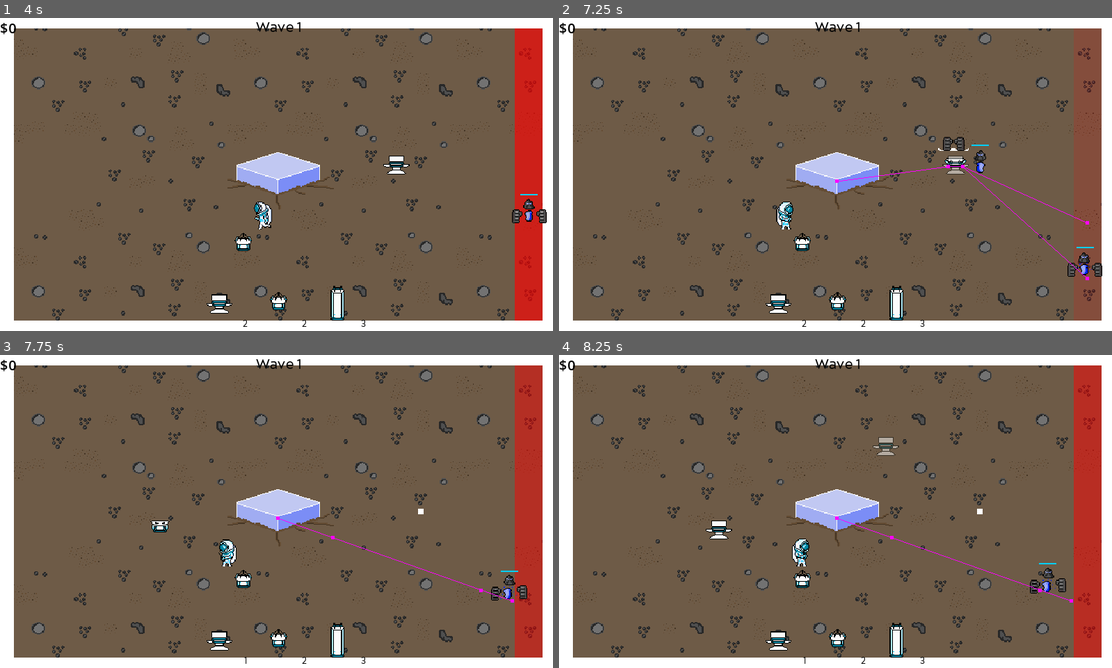
Above: before the commit, frames 1-4 (two rows, left to right).
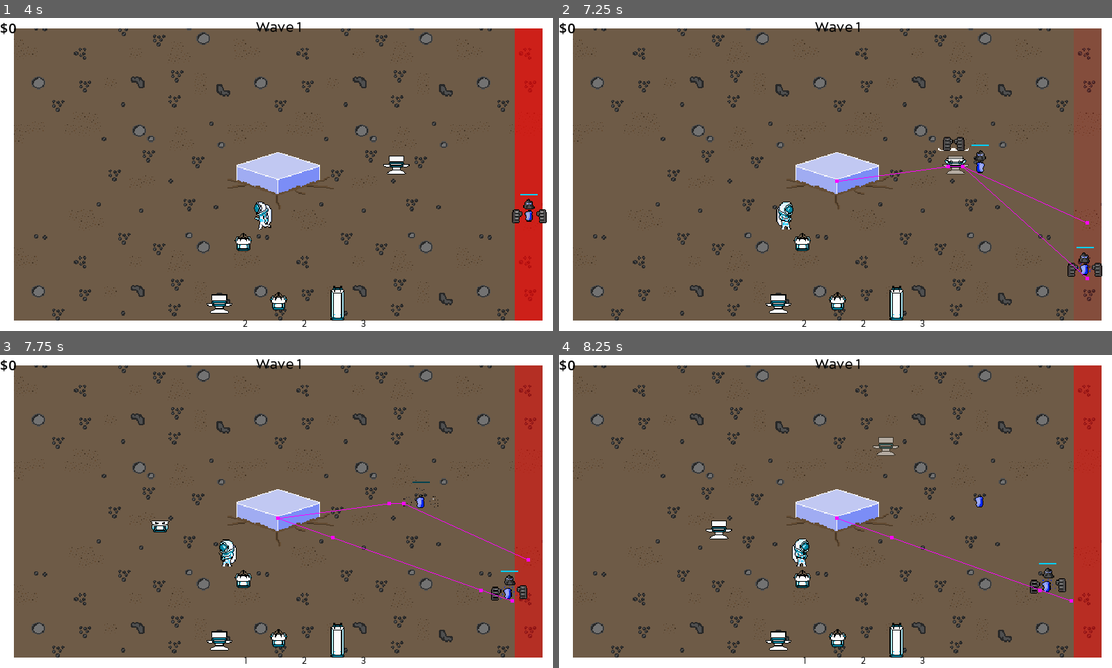
Above: after the commit, the same moments.

Repository: TylerPelaez/pixel-game-jam
Game: Godot game, scene res://Scenes/TestScene.tscn
Two runs of this game, one before a commit and one after it. Both use one fixed random seed, a clock stepped at 60 frames per second and the inputs below.
Inputs (mouse positions are in pixels of both pictures, inside the frame that each line leads up to):
- Up to frame 1 (4 s): move the mouse to (398, 158) at 0.52 s; hold Right (ui_right) 0.53-1.28 s; hold 1 (Place Trap 1) 0.53-1.28 s; click (398, 158) at 0.67 s; move the mouse to (165, 190) at 1.27 s; hold Down (ui_down) 1.28-2.03 s; tap 2 (Place Trap 2) at 1.35 s; move the mouse to (331, 105) at 2.02 s; hold Right (ui_right) 2.03-2.78 s; hold 3 (Place Trap 3) 2.03-2.78 s; move the mouse to (248, 237) at 2.77 s; hold Up (ui_up) 2.78-3.53 s; tap E (PlayerAttack) at 2.85 s; click (248, 237) at 2.92 s; move the mouse to (447, 221) at 3.52 s; hold Left (ui_left) from 3.53 s (still down); tap Space (Start Wave) at 3.6 s
- Up to frame 2 (7.25 s): move the mouse to (669, 127) at 4.27 s; tap 1 (Place Trap 1) at 4.35 s; move the mouse to (863, 174) at 5.02 s; release Left (ui_left) at 5.03 s; hold Down (ui_down) 5.03-5.78 s; hold 2 (Place Trap 2) 5.03-5.78 s; click (863, 174) at 5.17 s; move the mouse to (752, 96) at 5.77 s; hold Right (ui_right) 5.78-6.53 s; tap 3 (Place Trap 3) at 5.85 s; move the mouse to (957, 158) at 6.52 s; hold Up (ui_up) from 6.53 s (still down); tap E (PlayerAttack) at 6.6 s
- Up to frame 3 (7.75 s): move the mouse to (165, 527) at 7.27 s; release Up (ui_up) at 7.28 s; hold Right (ui_right) from 7.28 s (still down); tap Space (Start Wave) at 7.35 s; click (165, 527) at 7.42 s
- Up to frame 4 (8.25 s): move the mouse to (890, 442) at 8.02 s; release Right (ui_right) at 8.03 s; hold Down (ui_down) from 8.03 s (still down); hold 1 (Place Trap 1) from 8.03 s (still down)

Frame 1 is identical in both runs. In frame 2, less than 0.1% of the frame differs, in the area x 75-97%, y 42-83%; in frame 3, 0.2%, in the area x 50-96%, y 40-79%; in frame 4, less than 0.1%.

Commit message:
Add enemy death animation

Diff:
--- a/Enemy/Enemy.gd
+++ b/Enemy/Enemy.gd
@@ -11,7 +11,8 @@
 enum State {
 	MOVE,
 	SPAWN,
-	ATTACK
+	ATTACK,
+	DYING
 }
 
 var target: Node2D
@@ -24,8 +25,8 @@
 @onready var hurtbox = $Hurtbox
 @onready var blink_animation_player = $BlinkAnimationPlayer
 @onready var soft_collision = $SoftCollision
-#@onready var hitbox = $Hands/Hitbox
-#@onready var hitbox_collider = $Hands/Hitbox/CollisionShape2D
+
+@onready var sprite: Sprite2D = $Sprite2D
 
 @onready var agent: NavigationAgent2D = $NavigationAgent2D
 
@@ -150,11 +151,18 @@
 	die()
 
 func die():
-	died.emit(self)
-	queue_free()
+	state = State.DYING
+	animation_state.travel("Death")
 
 func _on_stats_health_changed(value):
 	health_bar.update(stats.health, stats.max_health)
 
 func _on_stats_max_health_changed(value):
 	health_bar.update(stats.health, stats.max_health)
+
+func _on_death_animation_finished():
+	died.emit(self)
+	queue_free()
+
+func is_flipped():
+	return sprite.flip_h
--- a/Enemy/Enemy.tscn
+++ b/Enemy/Enemy.tscn
@@ -32,6 +32,9 @@
 blend_point_1/pos = -1.0
 blend_mode = 1
 
+[sub_resource type="AnimationNodeAnimation" id="AnimationNodeAnimation_3iion"]
+animation = &"Death"
+
 [sub_resource type="AnimationNodeAnimation" id="AnimationNodeAnimation_406kr"]
 animation = &"IdleRight"
 
@@ -57,15 +60,20 @@
 
 [sub_resource type="AnimationNodeStateMachineTransition" id="AnimationNodeStateMachineTransition_stxs4"]
 
+[sub_resource type="AnimationNodeStateMachineTransition" id="AnimationNodeStateMachineTransition_ivg17"]
+
 [sub_resource type="AnimationNodeStateMachine" id="AnimationNodeStateMachine_a328g"]
 states/Attack/node = SubResource("AnimationNodeBlendSpace1D_g2jm6")
 states/Attack/position = Vector2(410, 153)
+states/Death/node = SubResource("AnimationNodeAnimation_3iion")
+states/Death/position = Vector2(538, 73)
 states/Idle/node = SubResource("AnimationNodeBlendSpace1D_i6jaa")
 states/Idle/position = Vector2(410, 69)
 states/Spawn/node = SubResource("AnimationNodeAnimation_elekd")
 states/Spawn/position = Vector2(246, 69)
 states/Start/position = Vector2(121, 69)
-transitions = ["Idle", "Attack", SubResource("AnimationNodeS …(216 unchanged characters)… mationNodeStateMachineTransition_stxs4")]
+transitions = ["Idle", "Attack", SubResource("AnimationNodeS …(216 unchanged characters)… mationNodeStateMachineTransition_stxs4"), "Idle", "Death", SubResource("AnimationNodeStateMachineTransition_ivg17")]
+graph_offset = Vector2(-51, 0)
 
 [sub_resource type="AnimationNodeStateMachinePlayback" id="AnimationNodeStateMachinePlayback_ts03p"]
 
@@ -500,10 +508,41 @@
 "values": [true, false]
 }
 
+[sub_resource type="Animation" id="Animation_4rjmk"]
+resource_name = "Death"
+length = 0.7
+tracks/0/type = "value"
+tracks/0/imported = false
+tracks/0/enabled = true
+tracks/0/path = NodePath("Sprite2D:frame")
+tracks/0/interp = 1
+tracks/0/loop_wrap = true
+tracks/0/keys = {
+"times": PackedFloat32Array(0, 0.1, 0.2, 0.3, 0.4, 0.5, 0.6),
+"transitions": PackedFloat32Array(1, 1, 1, 1, 1, 1, 1),
+"update": 1,
+"values": [16, 17, 18, 19, 20, 21, 22]
+}
+tracks/1/type = "method"
+tracks/1/imported = false
+tracks/1/enabled = true
+tracks/1/path = NodePath(".")
+tracks/1/interp = 1
+tracks/1/loop_wrap = true
+tracks/1/keys = {
+"times": PackedFloat32Array(0.7),
+"transitions": PackedFloat32Array(1),
+"values": [{
+"args": [],
+"method": &"_on_death_animation_finished"
+}]
+}
+
 [sub_resource type="AnimationLibrary" id="AnimationLibrary_oif1s"]
 _data = {
 "AttackLeft": SubResource("Animation_a8o3d"),
 "AttackRight": SubResource("Animation_hb1lv"),
+"Death": SubResource("Animation_4rjmk"),
 "IdleLeft": SubResource("Animation_wugyl"),
 "IdleRight": SubResource("Animation_3cxbc"),
 "RESET": SubResource("Animation_334kg"),
@@ -524,7 +563,7 @@
 [node name="Sprite2D" type="Sprite2D" parent="."]
 texture = ExtResource("2_wy6hc")
 offset = Vector2(0, -16)
-hframes = 16
+hframes = 23
 frame = 7
 
 [node name="CollisionShape2D" type="CollisionShape2D" parent="."]
--- a/Scenes/EnergyDrop.gd
+++ b/Scenes/EnergyDrop.gd
@@ -2,7 +2,11 @@
 
 signal collected(amount: int)
 
+@onready var sprite: Sprite2D = $Sprite2D
 var amount: int = 10
+
+func set_flipped(value: bool):
+	sprite.flip_h = value
 
 func _on_area_2d_area_entered(area):
 	collected.emit(amount)
--- a/Scenes/EnergyDrop.tscn
+++ b/Scenes/EnergyDrop.tscn
@@ -1,23 +1,72 @@
-[gd_scene load_steps=4 format=3 uid="uid://dsbs2o7a6yjsa"]
+[gd_scene load_steps=7 format=3 uid="uid://dsbs2o7a6yjsa"]
 
-[ext_resource type="Texture2D" uid="uid://b5ohs5orx6duk" path="res://Textures/Test/White6.png" id="1_3dnne"]
 [ext_resource type="Script" path="res://Scenes/EnergyDrop.gd" id="1_41fke"]
+[ext_resource type="Texture2D" uid="uid://djh3avk8oa4ff" path="res://Textures/Enemy/EnemyCombined.png" id="2_ttlgy"]
 
-[sub_resource type="RectangleShape2D" id="RectangleShape2D_0ba7m"]
-size = Vector2(6, 6)
+[sub_resource type="CapsuleShape2D" id="CapsuleShape2D_i88jc"]
+radius = 6.0
+height = 24.0
+
+[sub_resource type="Animation" id="Animation_fu3ve"]
+resource_name = "Hover"
+length = 2.4
+loop_mode = 1
+tracks/0/type = "value"
+tracks/0/imported = false
+tracks/0/enabled = true
+tracks/0/path = NodePath("Sprite2D:offset")
+tracks/0/interp = 1
+tracks/0/loop_wrap = true
+tracks/0/keys = {
+"times": PackedFloat32Array(0, 0.6, 1.2, 1.8),
+"transitions": PackedFloat32Array(1, 1, 1, 1),
+"update": 0,
+"values": [Vector2(0, -16), Vector2(0, -18), Vector2(0, -16), Vector2(0, -14)]
+}
+
+[sub_resource type="Animation" id="Animation_dovcw"]
+length = 0.001
+tracks/0/type = "value"
+tracks/0/imported = false
+tracks/0/enabled = true
+tracks/0/path = NodePath("Sprite2D:offset")
+tracks/0/interp = 1
+tracks/0/loop_wrap = true
+tracks/0/keys = {
+"times": PackedFloat32Array(0),
+"transitions": PackedFloat32Array(1),
+"update": 0,
+"values": [Vector2(0, -18)]
+}
+
+[sub_resource type="AnimationLibrary" id="AnimationLibrary_ddoxg"]
+_data = {
+"Hover": SubResource("Animation_fu3ve"),
+"RESET": SubResource("Animation_dovcw")
+}
 
 [node name="EnergyDrop" type="Node2D"]
 script = ExtResource("1_41fke")
 
 [node name="Sprite2D" type="Sprite2D" parent="."]
-texture = ExtResource("1_3dnne")
+texture = ExtResource("2_ttlgy")
+offset = Vector2(0, -18)
+hframes = 23
+frame = 22
 
 [node name="Area2D" type="Area2D" parent="."]
 collision_layer = 4096
 collision_mask = 6
 
 [node name="CollisionShape2D" type="CollisionShape2D" parent="Area2D"]
-shape = SubResource("RectangleShape2D_0ba7m")
+position = Vector2(0, -10)
+shape = SubResource("CapsuleShape2D_i88jc")
+
+[node name="AnimationPlayer" type="AnimationPlayer" parent="."]
+autoplay = "Hover"
+libraries = {
+"": SubResource("AnimationLibrary_ddoxg")
+}
 
 [connection signal="area_entered" from="Area2D" to="." method="_on_area_2d_area_entered"]
 [connection signal="body_entered" from="Area2D" to="." method="_on_area_2d_body_entered"]
--- a/Scenes/GameController.gd
+++ b/Scenes/GameController.gd
@@ -81,6 +81,7 @@
 	energy.global_position = enemy.global_position
 	energy.collected.connect(_on_energy_collected)
 	call_deferred("add_child", energy)
+	energy.call_deferred("set_flipped", enemy.is_flipped())
 
 	dead_enemies_count += 1
 	if dead_enemies_count >= wave_enemy_spawn_limit:
Not shown: 1 places in Enemy/Enemy.tscn that only renumber resources
Binary file changed: Textures/Enemy/EnemyCombined.aseprite
Binary file changed: Textures/Enemy/EnemyCombined.png
